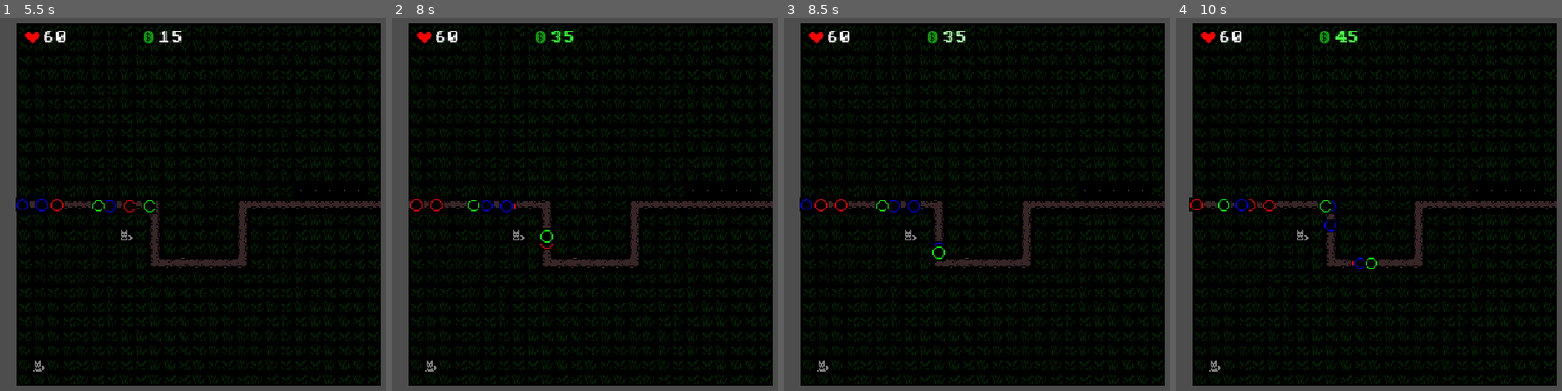
Above: before the commit, frames 1-4 (left to right).
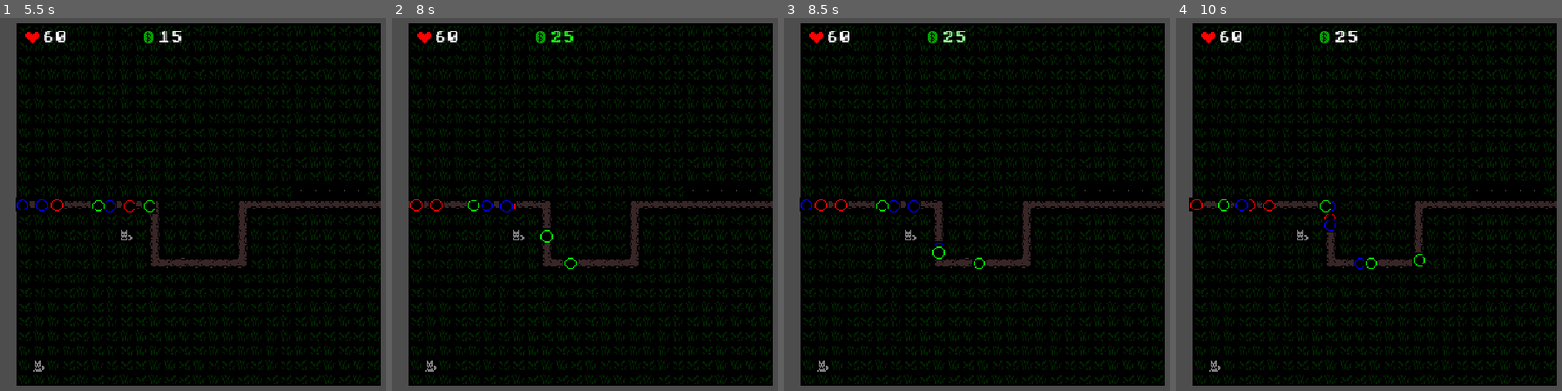
Above: after the commit, the same moments.

Repository: wonderzombie/godot-bubbles-td
Game: Godot game, scene res://scenes/main.tscn
Two runs of this game, one before a commit and one after it. Both use one fixed random seed, a clock stepped at 60 frames per second and the inputs below.
Inputs (mouse positions are in pixels of both pictures, inside the frame that each line leads up to):
- Up to frame 1 (5.5 s): tap Enter at 0.5 s; move the mouse to (351, 185) at 0.52 s; hold 1 (first_balloon) 0.53-1.28 s; click (351, 185) at 0.67 s; move the mouse to (57, 223) at 1.27 s; tap Space (next_round) at 1.35, 4.35 s; click (57, 223) at 1.42 s; move the mouse to (270, 118) at 2.02 s; hold 2 (second_balloon) 2.03-2.78 s; click (270, 118) at 2.17 s; move the mouse to (162, 282) at 2.77 s; tap 3 (third_balloon) at 2.85 s; click (162, 282) at 2.92 s; move the mouse to (outside the picture) at 3.52 s; hold 1 (first_balloon) 3.53-4.28 s; click (outside the picture) at 3.67 s; move the mouse to (outside the picture) at 4.27 s; click (outside the picture) at 4.42 s; move the mouse to (231, 204) at 5.02 s; hold 2 (second_balloon) from 5.03 s (still down); click (231, 204) at 5.17 s
- Up to frame 2 (8 s): move the mouse to (484, 107) at 5.77 s; release 2 (second_balloon) at 5.78 s; tap 3 (third_balloon) at 5.85 s; click (484, 107) at 5.92 s; move the mouse to (743, 185) at 6.52 s; hold 1 (first_balloon) 6.53-7.28 s; click (743, 185) at 6.67 s; move the mouse to (449, 223) at 7.27 s; tap Space (next_round) at 7.35 s; click (449, 223) at 7.42 s
- Up to frame 3 (8.5 s): move the mouse to (1054, 118) at 8.02 s; hold 2 (second_balloon) from 8.03 s (still down); click (1054, 118) at 8.17 s
- Up to frame 4 (10 s): move the mouse to (1338, 282) at 8.77 s; release 2 (second_balloon) at 8.78 s; tap 3 (third_balloon) at 8.85 s; click (1338, 282) at 8.92 s; move the mouse to (outside the picture) at 9.52 s; hold 1 (first_balloon) from 9.53 s (still down); click (outside the picture) at 9.67 s

Frame 1 is identical in both runs. In frame 2, 0.1% of the frame differs, in the area x 38-49%, y 5-68%; in frame 3, 0.1%; in frame 4, 0.3%, in the area x 38-65%, y 3-68%.

Commit message:
add upgrades (data structures)
- TowerStats now lacks defaults
- Individual towers set their stats
- TowerUpgrades use TowerStats; these are NOT a delta; they are the new value when the ugprade is enabled
- TowerUpgradeList  lives on TowerDog; aggregates TowerUpgrades; v simple

Diff:
--- a/resources/dog_tower_i.tres
+++ b/resources/dog_tower_i.tres
@@ -4,6 +4,8 @@
 
 [resource]
 script = ExtResource("1_5hwbq")
-attack_cooldown = 1.95
+detection_radius = 36.0
+attack_cooldown = 2.05
 hits_per_rock = 1
+rock_range = 48.0
 metadata/_custom_type_script = "uid://bp0agepknailt"
--- /dev/null
+++ b/resources/dog_tower_i_upgrades.tres
@@ -0,0 +1,49 @@
+[gd_resource type="Resource" script_class="TowerUpgradesList" format=3 uid="uid://ct2vytcjollhn"]
+
+[ext_resource type="Script" uid="uid://do0tjt0lss2ix" path="res://resources/tower_upgrades_list.gd" id="1_av1ud"]
+[ext_resource type="Script" uid="uid://bp0agepknailt" path="res://resources/tower_stats.gd" id="2_5dpot"]
+[ext_resource type="Script" uid="uid://dqlckflqusn6c" path="res://resources/tower_upgrade.gd" id="2_ofxnd"]
+
+[sub_resource type="Resource" id="Resource_5hwbq"]
+script = ExtResource("2_5dpot")
+hits_per_rock = 2
+metadata/_custom_type_script = "uid://bp0agepknailt"
+
+[sub_resource type="Resource" id="Resource_wlc83"]
+script = ExtResource("2_ofxnd")
+title = "hits+"
+stats = SubResource("Resource_5hwbq")
+cost = 12
+metadata/_custom_type_script = "uid://dqlckflqusn6c"
+
+[sub_resource type="Resource" id="Resource_caism"]
+script = ExtResource("2_5dpot")
+detection_radius = 40.0
+rock_range = 52.0
+metadata/_custom_type_script = "uid://bp0agepknailt"
+
+[sub_resource type="Resource" id="Resource_daipo"]
+script = ExtResource("2_ofxnd")
+title = "range+"
+stats = SubResource("Resource_caism")
+cost = 12
+metadata/_custom_type_script = "uid://dqlckflqusn6c"
+
+[sub_resource type="Resource" id="Resource_av1ud"]
+script = ExtResource("2_5dpot")
+attack_cooldown = 1.95
+metadata/_custom_type_script = "uid://bp0agepknailt"
+
+[sub_resource type="Resource" id="Resource_q0nqx"]
+script = ExtResource("2_ofxnd")
+title = "speed+"
+stats = SubResource("Resource_av1ud")
+cost = 15
+metadata/_custom_type_script = "uid://dqlckflqusn6c"
+
+[resource]
+script = ExtResource("1_av1ud")
+upgrade_one = SubResource("Resource_wlc83")
+upgrade_two = SubResource("Resource_q0nqx")
+upgrade_three = SubResource("Resource_daipo")
+metadata/_custom_type_script = "uid://do0tjt0lss2ix"
--- a/resources/tower_stats.gd
+++ b/resources/tower_stats.gd
@@ -8,7 +8,7 @@
 	Ty.DOG_I: load("res://resources/dog_tower_i.tres")
 }
 
-@export var detection_radius: float = 36.0
-@export var attack_cooldown: float = 2.05
-@export var hits_per_rock: int = 2
-@export var rock_range: float = 12 * 4
+@export var detection_radius: float # = 36.0
+@export var attack_cooldown: float # = 2.05
+@export var hits_per_rock: int # = 1
+@export var rock_range: float # = 12 * 4
--- /dev/null
+++ b/resources/tower_upgrade.gd
@@ -0,0 +1,7 @@
+class_name TowerUpgrade extends Resource
+
+@export var title: String
+@export var stats: TowerStats
+@export var cost: int
+
+var enabled: bool = false
--- /dev/null
+++ b/resources/tower_upgrades_list.gd
@@ -0,0 +1,5 @@
+class_name TowerUpgradesList extends Resource
+
+@export var upgrade_one: TowerUpgrade
+@export var upgrade_two: TowerUpgrade
+@export var upgrade_three: TowerUpgrade
--- a/scenes/dog_1.tscn
+++ b/scenes/dog_1.tscn
@@ -4,6 +4,7 @@
 [ext_resource type="Script" uid="uid://c5weh3vquiujv" path="res://scripts/tower_dog.gd" id="2_x5wxm"]
 [ext_resource type="Script" uid="uid://bk24e3cquwtrr" path="res://assets/rock.gd" id="3_wlc83"]
 [ext_resource type="Resource" uid="uid://bd3f7u5o85gv4" path="res://resources/dog_tower_i.tres" id="3_x5wxm"]
+[ext_resource type="Resource" uid="uid://ct2vytcjollhn" path="res://resources/dog_tower_i_upgrades.tres" id="4_wlc83"]
 
 [sub_resource type="AtlasTexture" id="AtlasTexture_o33de"]
 atlas = ExtResource("1_6v6li")
@@ -19,6 +20,7 @@
 texture = SubResource("AtlasTexture_o33de")
 script = ExtResource("2_x5wxm")
 stats = ExtResource("3_x5wxm")
+upgrades = ExtResource("4_wlc83")
 
 [node name="Area2D" type="Area2D" parent="." unique_id=835035222]
 collision_layer = 0
--- a/scripts/tower_dog.gd
+++ b/scripts/tower_dog.gd
@@ -2,8 +2,8 @@
 
 signal clicked
 
-@export var timer: Timer
 @export var stats: TowerStats
+@export var upgrades: TowerUpgradesList
 
 var detection_radius: float:
 	get(): return stats.detection_radius
@@ -20,6 +20,7 @@
 var detection_area: Area2D
 var current_target: Area2D
 var coll_shape: CollisionShape2D
+var timer: Timer
 
 func _ready() -> void:
 	self.detection_area = get_node("Area2D")
@@ -86,6 +87,7 @@
 func _unhandled_input(event: InputEvent) -> void:
 	if !self.get_rect().has_point(self.get_local_mouse_position()):
 		return
+
 	var mouse_event := event as InputEventMouseButton
 	if mouse_event and mouse_event.pressed and mouse_event.button_index == MOUSE_BUTTON_LEFT:
 		prints("clicked me", self)
Not shown, added: resources/tower_upgrade.gd.uid
Not shown, added: resources/tower_upgrades_list.gd.uid
